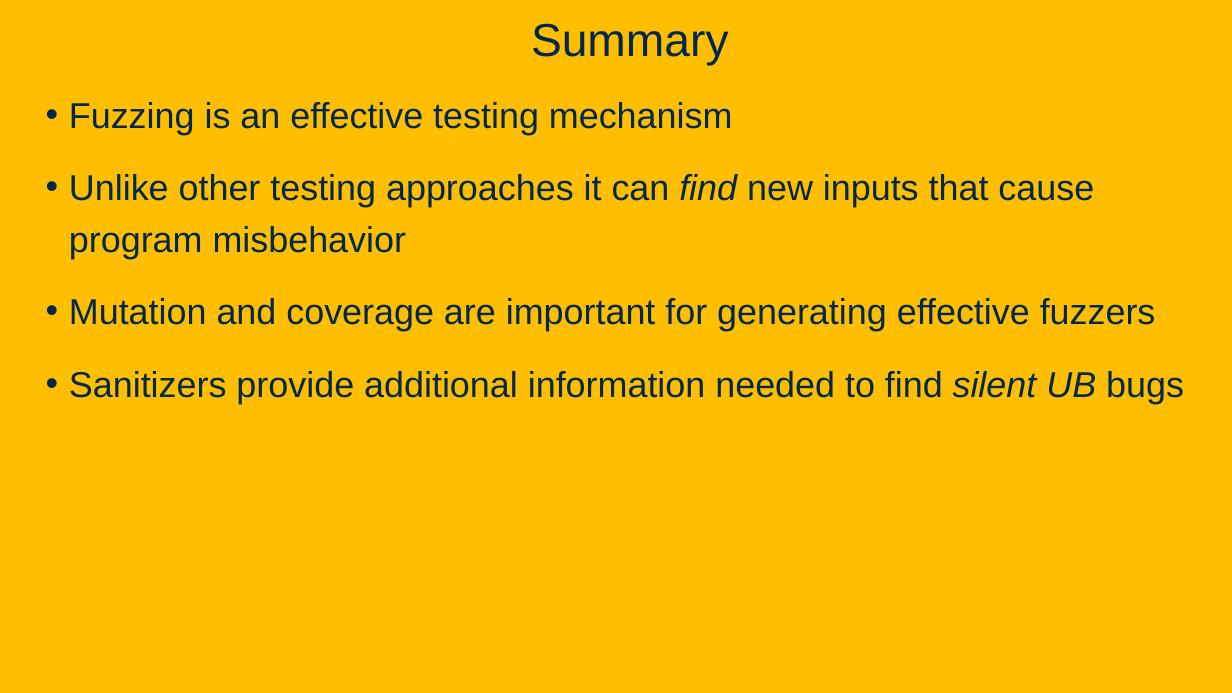
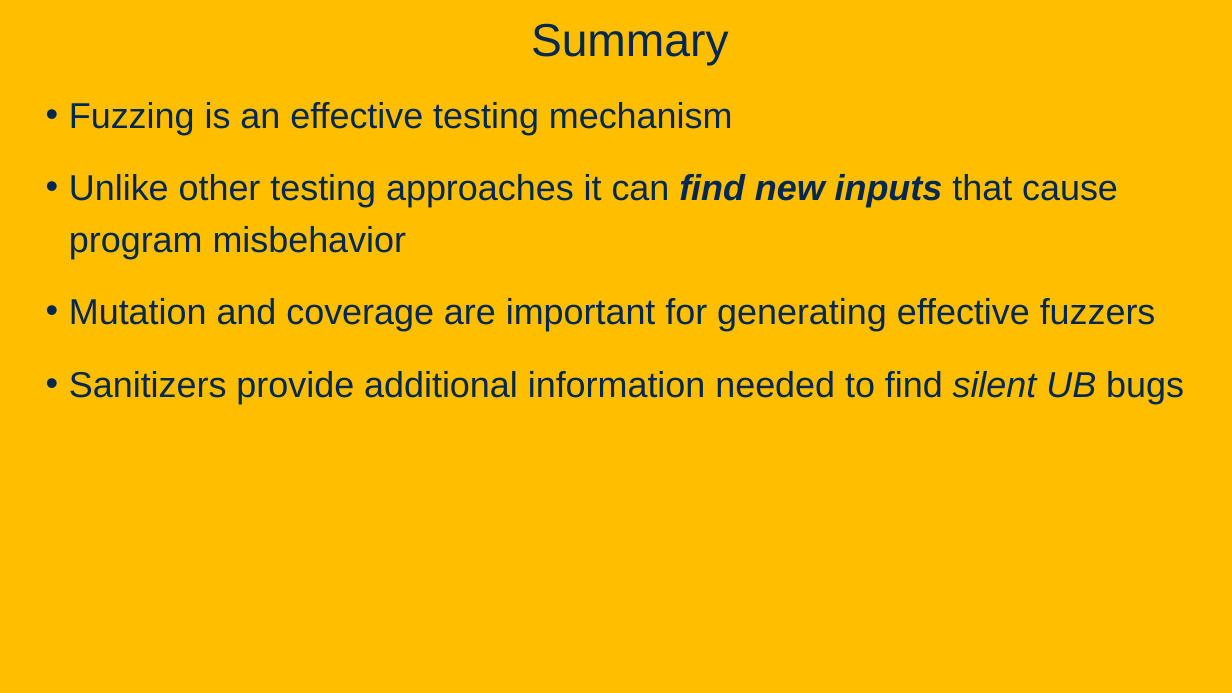
Before and after one commit to davsec-teaching/ECS160-Winter2025, a slide deck: slide 42 of slides/10_fuzzing.pptx (slide 41 before the commit). Drawn at 1232x693 pixels with LibreOffice and Linux fonts; fonts in the diff are those of the drawing; background and template pictures are left out. Boxes give left, top, right and bottom in pixels: in the first picture for what was removed or moved away, otherwise in the second. Text is boxed around its words. In the diff, an @@ line names an element or a change of style, - is before the commit and + after.

```diff
--- a/slides/10_fuzzing.pptx
+++ b/slides/10_fuzzing.pptx
@@ text at (69, 174, 1118, 259): bold on in "find new inputs"; italic on in "new inputs" @@
```
Also in this commit, not shown: 6 other slides changed, 1 slide added.
